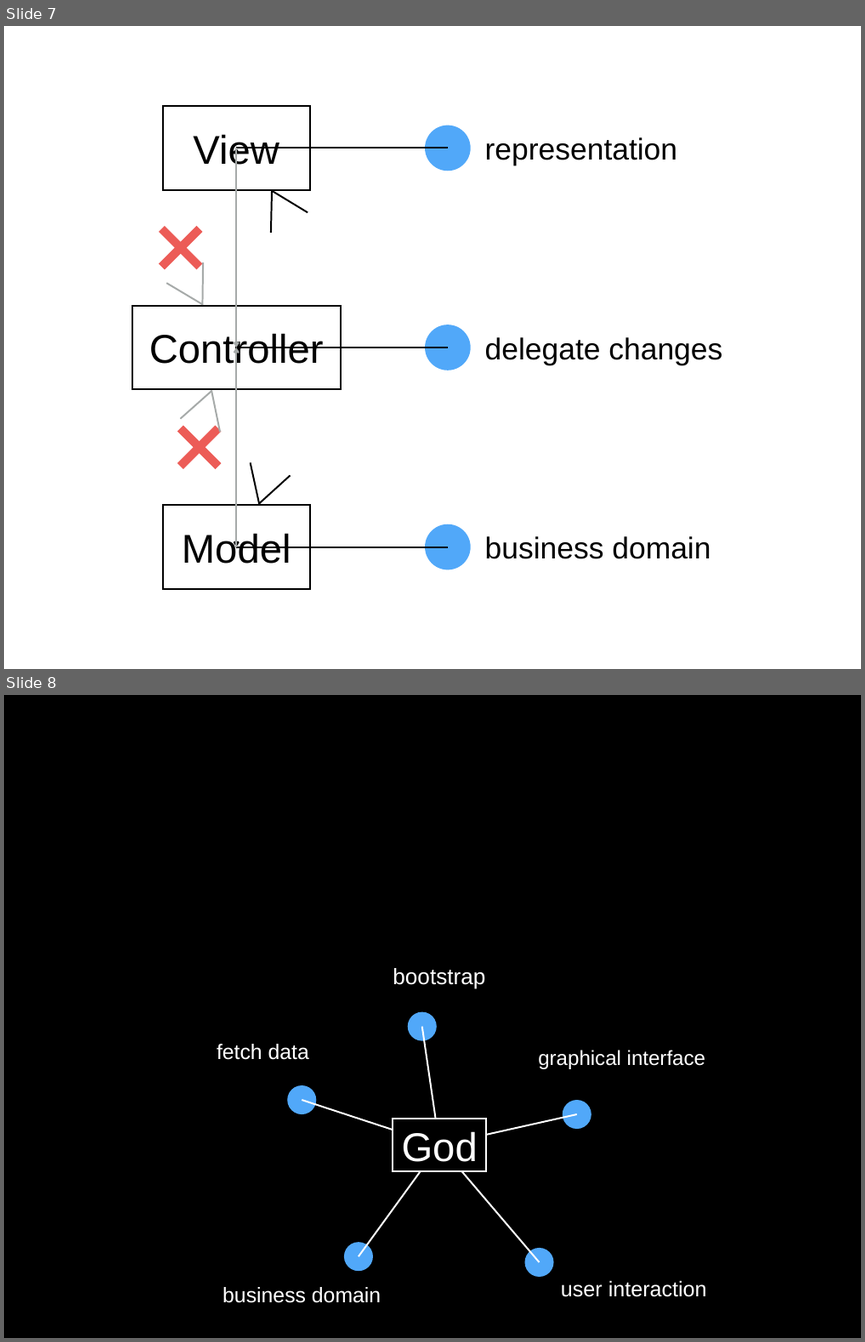
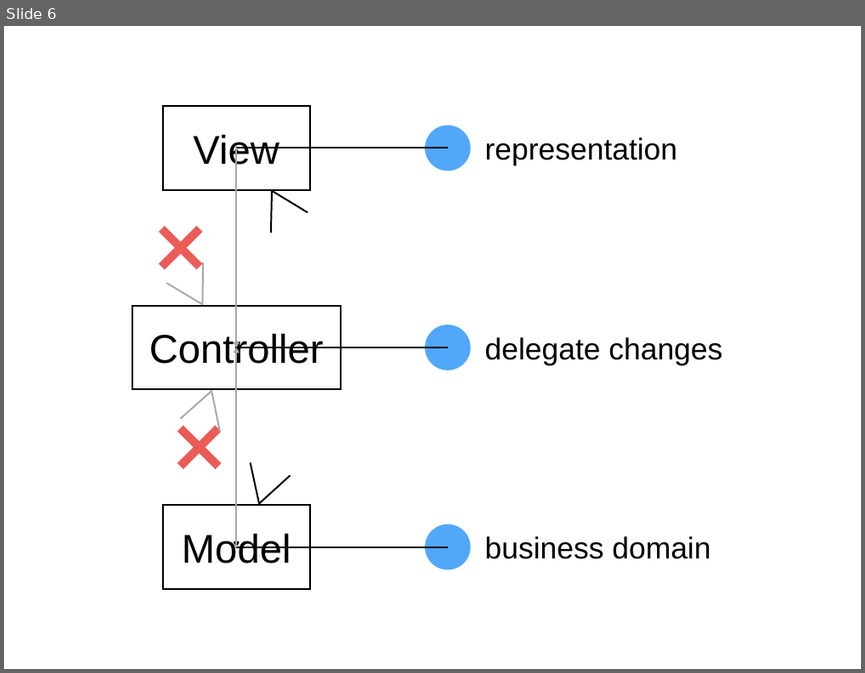
Before and after one commit to scg-unibe-ch/ese2017, a slide deck: slides/3_mvc.pptx. Shown one above the other, each under a label of ours: slides 7 and 8 before the commit, slide 6 after it. The pictures are 865x1342 and 865x673 pixels, drawn with LibreOffice and Linux fonts; fonts in the diff are those of the drawing. Boxes give left, top, right and bottom in pixels: in the first picture for what was removed or moved away, otherwise in the second. Text is boxed around its words. In the diff, an @@ line names an element or a change of style, - is before the commit and + after.

```diff
--- a/slides/3_mvc.pptx
+++ b/slides/3_mvc.pptx
@@ slide 8 removed at [4,695,861,1338], background #000000 @@
@@ group removed at [216,968,707,1303]: 5 texts, 5 ellipses, 5 lines, 1 rectangle @@
-bootstrap
-fetch data
-graphical interface
-business domain
-user interaction
-God
@@ what was slide 7 is now slide 6 @@
```
Also in this commit, not shown: 6 slides changed, 1 other slide removed.
